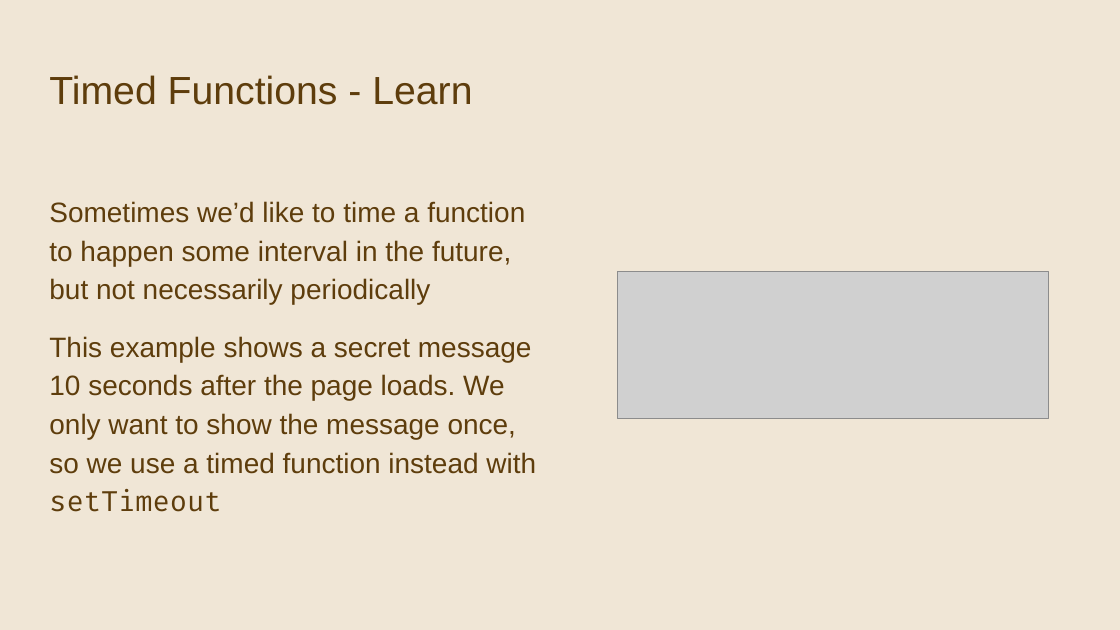
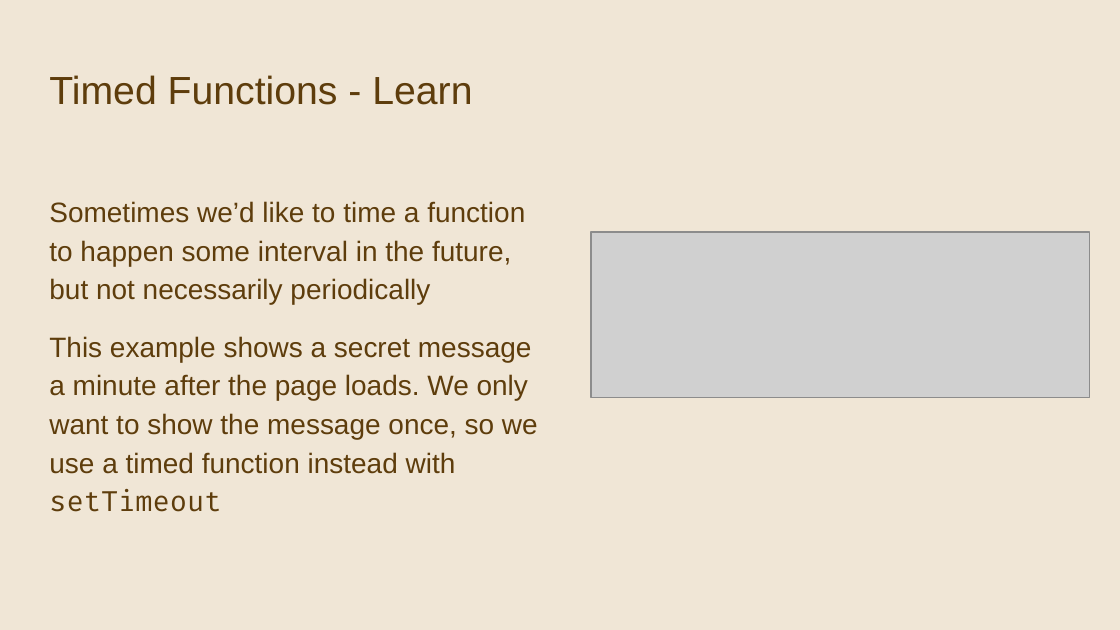
Before and after one commit to adamchpnm/cookieLearn, a slide deck: slide 24 of Cookie Clicker.pptx. Drawn at 1120x630 pixels with LibreOffice and Linux fonts; fonts in the diff are those of the drawing; grey boxes stand for pictures. Boxes give left, top, right and bottom in pixels: in the first picture for what was removed or moved away, otherwise in the second. Text is boxed around its words. In the diff, an @@ line names an element or a change of style, - is before the commit and + after.

```diff
--- a/Cookie Clicker.pptx
+++ b/Cookie Clicker.pptx
@@ picture resized from (x1=617, y1=271, x2=1048, y2=419) to (x1=591, y1=232, x2=1090, y2=398) @@
@@ text at (x1=49, y1=336, x2=538, y2=512): text changed @@
-This example shows a secret message 10 seconds after the page loads. We only want to show the message once, so we use a timed function instead with setTimeout
+This example shows a secret message a minute after the page loads. We only want to show the message once, so we use a timed function instead with setTimeout
```
Also in this commit, not shown: 2 other slides changed, 4 other files.
